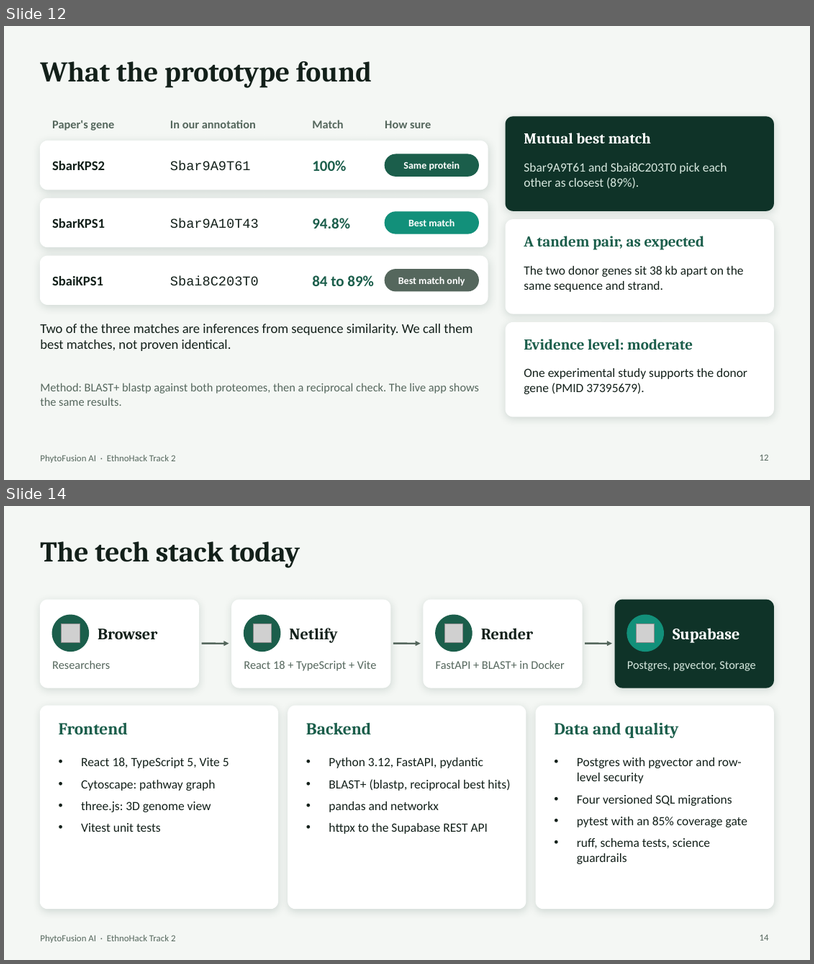
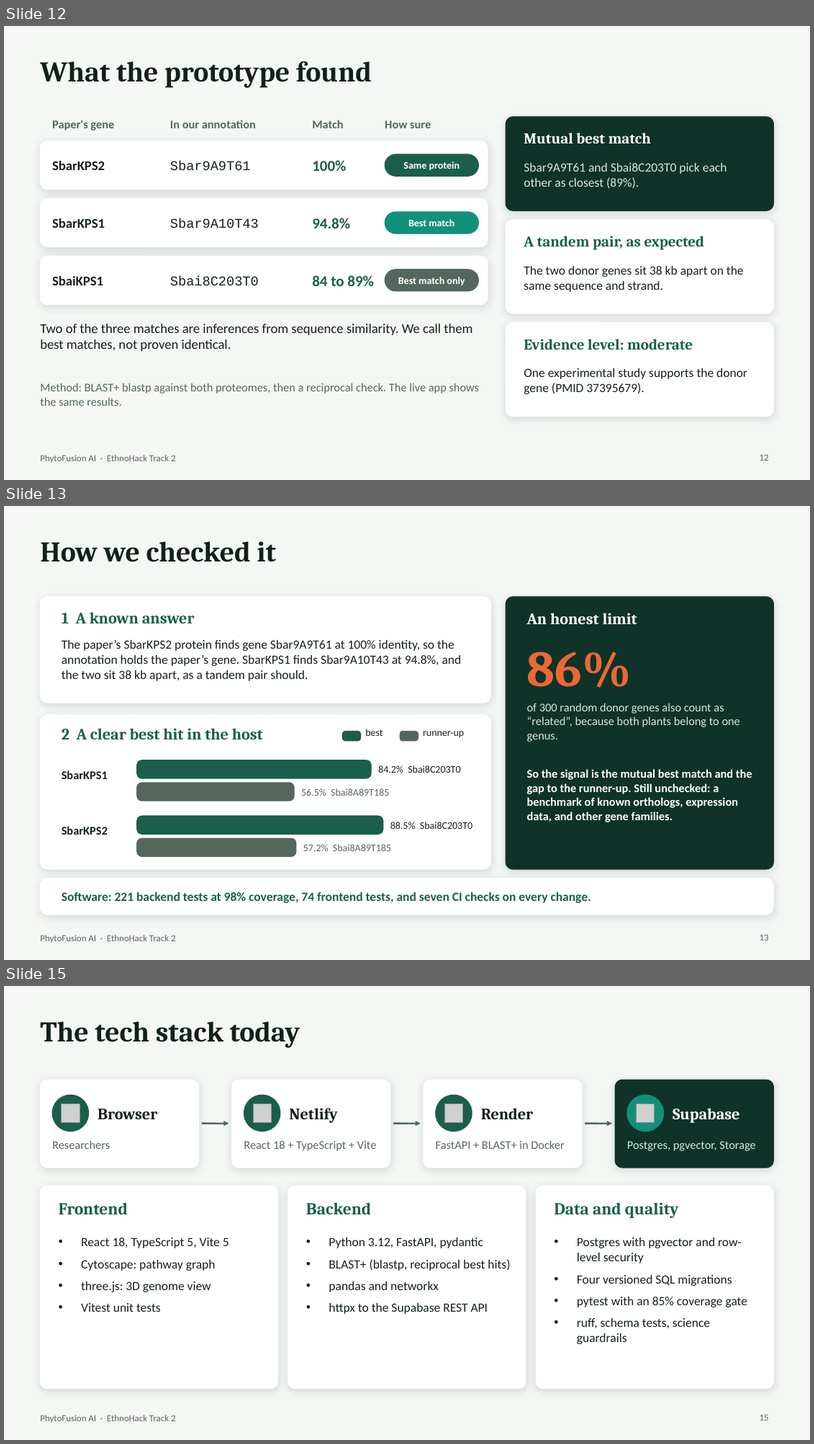
Before and after one commit to lerthy/PhytoFusion-AI, a slide deck: PhytoFusion-AI-pitch.pptx. Shown one above the other, each under a label of ours: slides 12 and 14 before the commit, slides 12, 13 and 15 after it; the slides between them are not shown. The pictures are 814x964 and 814x1444 pixels, drawn with LibreOffice and Linux fonts; fonts in the diff are those of the drawing; grey boxes stand for pictures. Boxes give left, top, right and bottom in pixels: in the first picture for what was removed or moved away, otherwise in the second. Text is boxed around its words. In the diff, an @@ line names an element or a change of style, - is before the commit and + after.

```diff
--- a/PhytoFusion-AI-pitch.pptx
+++ b/PhytoFusion-AI-pitch.pptx
@@ slide 13 added at (x1=4, y1=506, x2=810, y2=960), background #F4F7F4; not listed: 1 template element that a slide beside it also shows @@
@@ title added at (x1=40, y1=541, x2=276, y2=562), 34 pt, text #13201A, bold @@
+How we checked it
@@ rounded rectangle added at (x1=40, y1=597, x2=491, y2=703), fill #FFFFFF, outline #FFFFFF 1 pt @@
@@ text added at (x1=62, y1=612, x2=195, y2=623), 19 pt, text #1B5E4B, bold @@
+1 A known answer
@@ rounded rectangle added at (x1=506, y1=597, x2=774, y2=869), fill #0F3328, outline #0F3328 1 pt @@
@@ text added at (x1=527, y1=613, x2=638, y2=624), 19 pt, text #FFFFFF, bold @@
+An honest limit
@@ text added at (x1=62, y1=640, x2=462, y2=681), 15 pt, text #13201A @@
+The paper’s SbarKPS2 protein finds gene Sbar9A9T61 at 100% identity, so the annotation holds the paper’s gene. SbarKPS1 finds Sbar9A10T43 at 94.8%, and the two sit 38 kb apart, as a tandem pair should.
@@ text added at (x1=527, y1=651, x2=632, y2=687), 60 pt, text #EB6834, bold @@
+86%
@@ rounded rectangle added at (x1=40, y1=715, x2=491, y2=869), fill #FFFFFF, outline #FFFFFF 1 pt @@
@@ text added at (x1=527, y1=703, x2=741, y2=741), 14 pt, text #D7E8DF @@
+of 300 random donor genes also count as “related”, because both plants belong to one genus.
@@ text added at (x1=62, y1=728, x2=263, y2=739), 19 pt, text #1B5E4B, bold @@
+2 A clear best hit in the host
@@ rounded rectangle added at (x1=343, y1=731, x2=361, y2=741), fill #1B5E4B, outline #1B5E4B 1 pt @@
@@ text added at (x1=365, y1=728, x2=383, y2=736), 12 pt, text #13201A @@
+best
@@ rounded rectangle added at (x1=400, y1=731, x2=419, y2=741), fill #55675D, outline #55675D 1 pt @@
@@ text added at (x1=423, y1=731, x2=464, y2=738), 12 pt, text #13201A @@
+runner-up
@@ rounded rectangle added at (x1=137, y1=760, x2=371, y2=778), fill #1B5E4B, outline #1B5E4B 1 pt @@
@@ text added at (x1=62, y1=770, x2=108, y2=779), 14 pt, text #13201A, bold @@
+SbarKPS1
@@ rounded rectangle added at (x1=137, y1=782, x2=294, y2=800), fill #55675D, outline #55675D 1 pt @@
@@ text added at (x1=378, y1=765, x2=460, y2=772), 12 pt, text #13201A @@
+84.2% Sbai8C203T0
@@ text added at (x1=527, y1=769, x2=753, y2=822), 14 pt, text #FFFFFF, bold @@
+So the signal is the mutual best match and the gap to the runner-up. Still unchecked: a benchmark of known orthologs, expression data, and other gene families.
@@ text added at (x1=301, y1=788, x2=389, y2=795), 12 pt, text #55675D @@
+56.5% Sbai8A89T185
@@ text added at (x1=62, y1=826, x2=108, y2=834), 14 pt, text #13201A, bold @@
+SbarKPS2
@@ rounded rectangle added at (x1=137, y1=816, x2=383, y2=834), fill #1B5E4B, outline #1B5E4B 1 pt @@
@@ text added at (x1=391, y1=821, x2=473, y2=829), 12 pt, text #13201A @@
+88.5% Sbai8C203T0
@@ rounded rectangle added at (x1=137, y1=838, x2=296, y2=856), fill #55675D, outline #55675D 1 pt @@
@@ text added at (x1=304, y1=844, x2=391, y2=851), 12 pt, text #55675D @@
+57.2% Sbai8A89T185
@@ rounded rectangle added at (x1=40, y1=878, x2=774, y2=914), fill #FFFFFF, outline #FFFFFF 1 pt @@
@@ text added at (x1=62, y1=891, x2=592, y2=903), 15 pt, text #1B5E4B, bold @@
+Software: 221 backend tests at 98% coverage, 74 frontend tests, and seven CI checks on every change.
@@ page number added at (x1=760, y1=934, x2=769, y2=940), 11 pt, text #55675D @@
+13
@@ what was slide 14 is now slide 15 @@
@@ page number at (x1=760, y1=1414, x2=769, y2=1420): text changed @@
-14
+15
```
Also in this commit, not shown: 3 slides changed, 7 other files.
